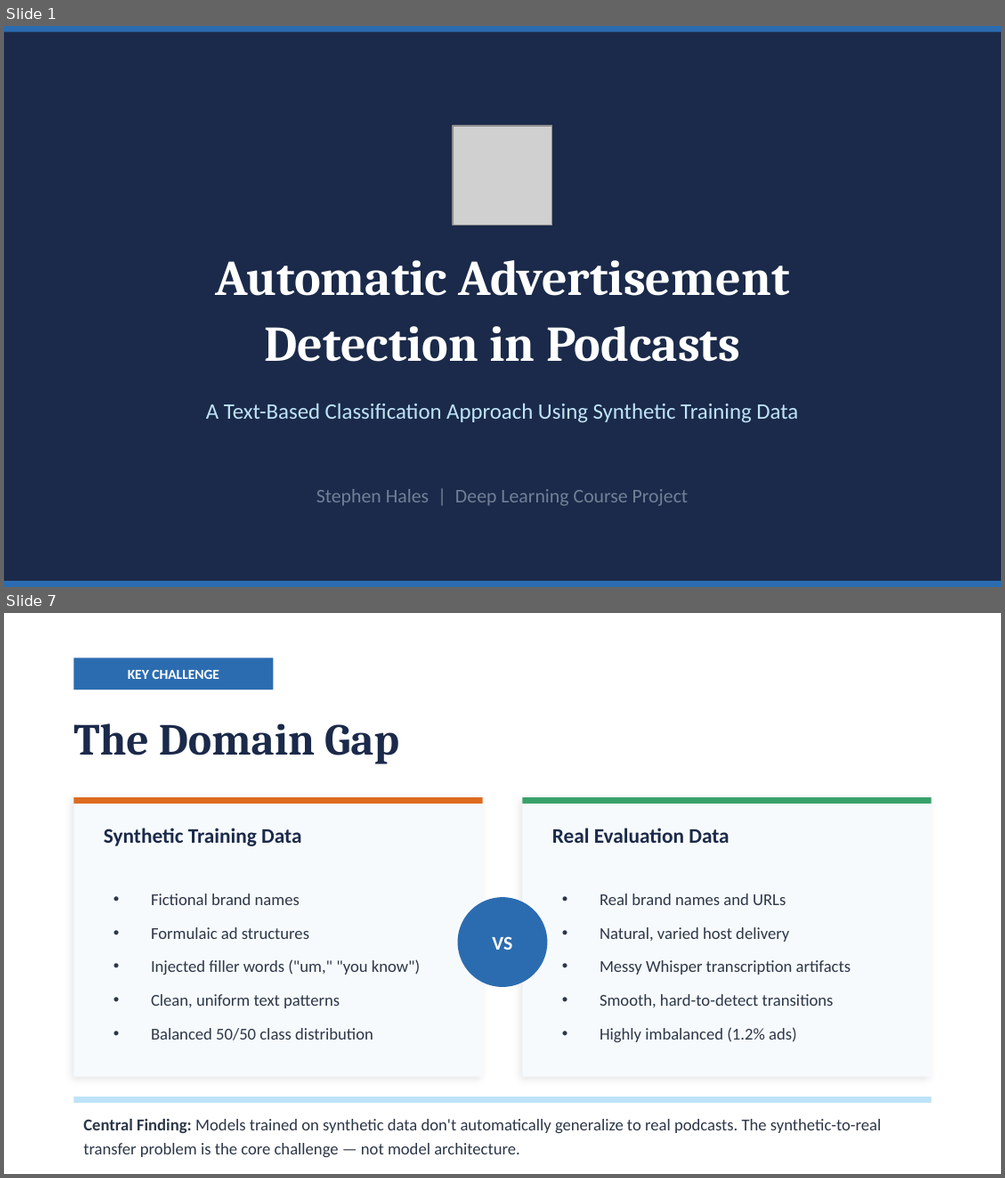
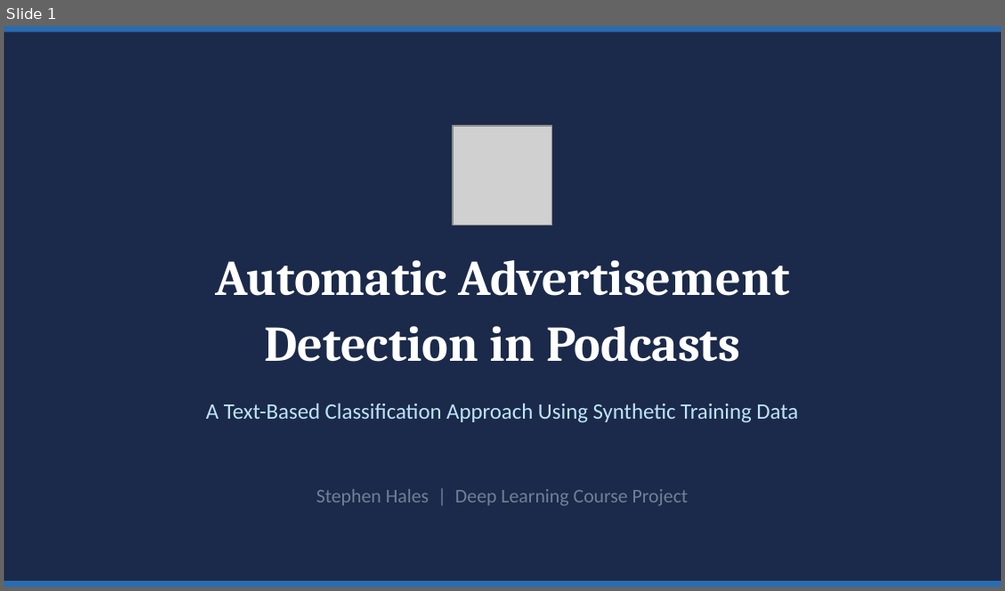
Before and after one commit to zhales05/cs-6480, a slide deck: project/podcast_ad_detection.pptx. Shown one above the other, each under a label of ours: slides 1 and 7 before the commit, slide 1 after it; the slides between them are not shown. The pictures are 1005x1178 and 1005x591 pixels, drawn with LibreOffice and Linux fonts; fonts in the diff are those of the drawing; grey boxes stand for pictures. Boxes give left, top, right and bottom in pixels: in the first picture for what was removed or moved away, otherwise in the second. Text is boxed around its words. In the diff, an @@ line names an element or a change of style, - is before the commit and + after.

```diff
--- a/project/podcast_ad_detection.pptx
+++ b/project/podcast_ad_detection.pptx
@@ slide 7 removed at [4,613,1001,1174], background #FFFFFF @@
@@ rectangle removed at [73,657,273,690] @@
@@ text removed at [128,670,219,679] @@
-KEY CHALLENGE
@@ text removed at [73,723,399,764] @@
-The Domain Gap
@@ rectangle removed at [73,797,483,1077] @@
@@ rectangle removed at [73,797,483,803] @@
@@ rectangle removed at [522,797,931,1077] @@
@@ rectangle removed at [522,797,931,803] @@
@@ text removed at [104,827,301,846] @@
-Synthetic Training Data
@@ text removed at [552,827,728,843] @@
-Real Evaluation Data
@@ text removed at [151,893,420,1040] @@
-• Fictional brand names
-• Formulaic ad structures
-• Injected filler words ("um," "you know")
-• Clean, uniform text patterns
-• Balanced 50/50 class distribution
@@ ellipse removed at [458,897,547,987] @@
@@ text removed at [599,893,850,1042] @@
-• Real brand names and URLs
-• Natural, varied host delivery
-• Messy Whisper transcription artifacts
-• Smooth, hard-to-detect transitions
-• Highly imbalanced (1.2% ads)
@@ text removed at [492,936,512,949] @@
-VS
@@ rectangle removed at [73,1096,931,1103] @@
@@ text removed at [83,1119,881,1157] @@
-Central Finding: Models trained on synthetic data don't automatically generalize to real podcasts. The synthetic-to-real transfer problem is the core challenge — not model architecture.
```
Also in this commit, not shown: 7 slides added, 7 other slides removed, 4 other files.
